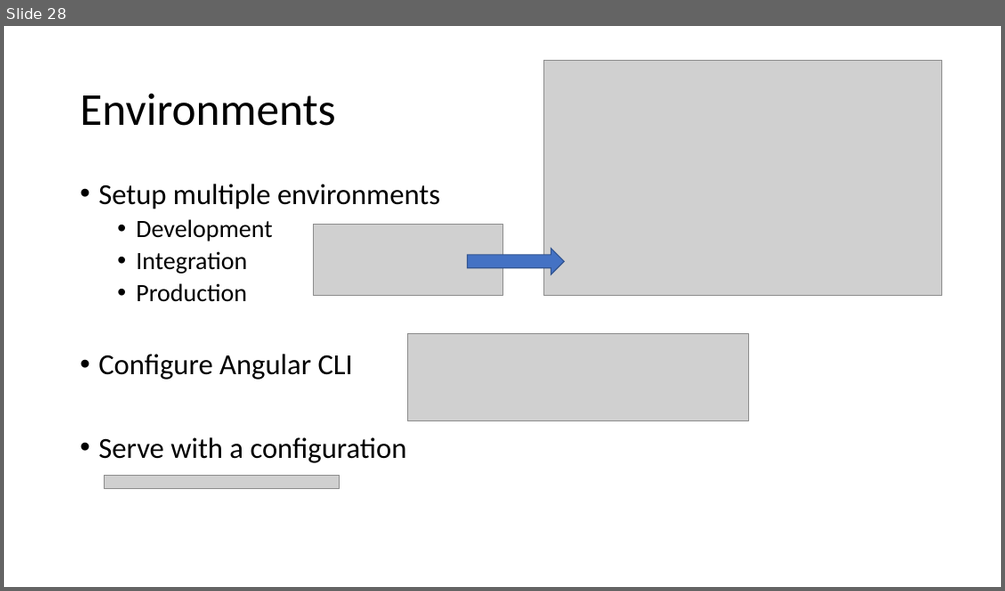
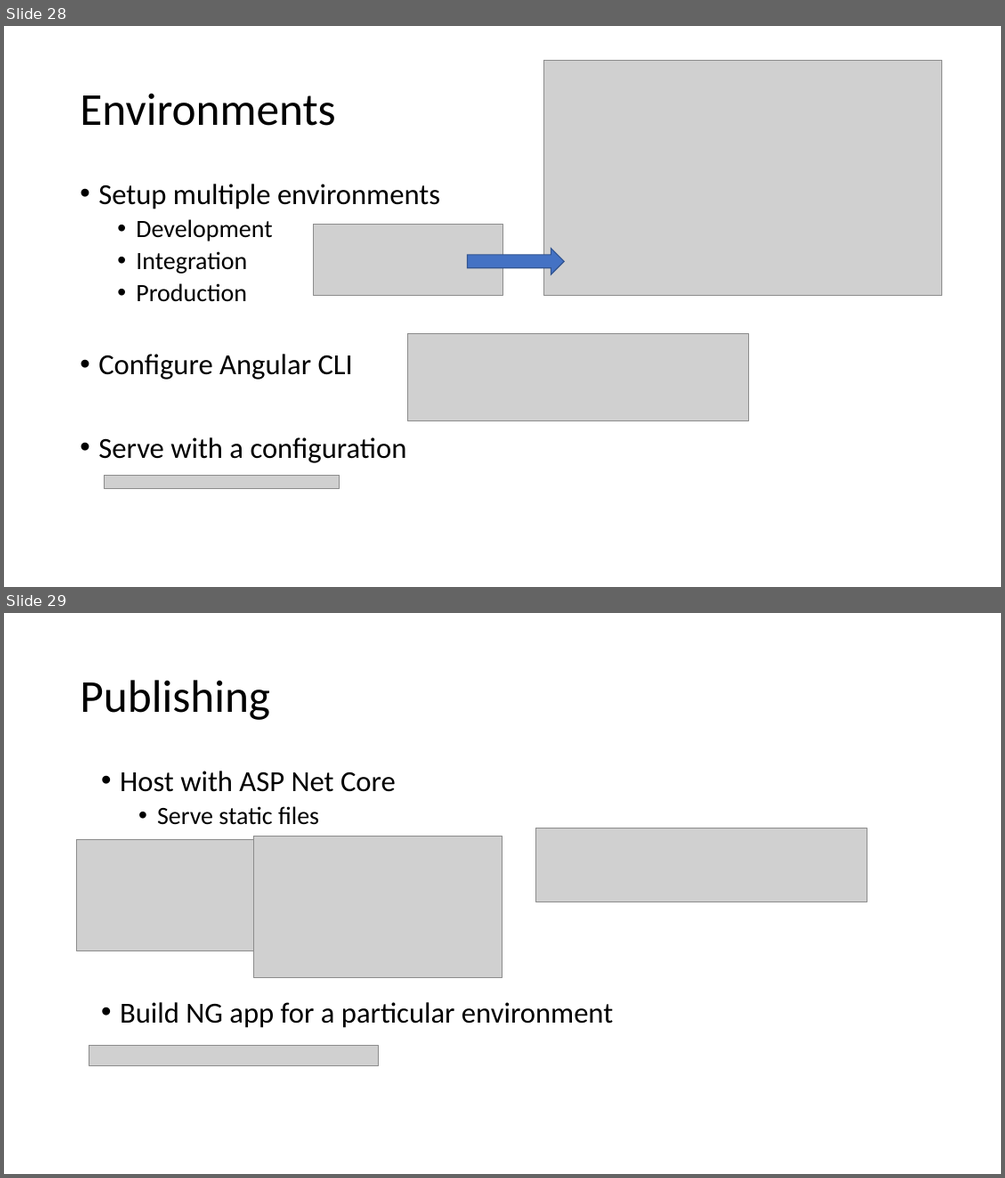
Before and after one commit to Kimserey/BlogArchive, a slide deck: angular/Frontend.pptx. Shown one above the other, each under a label of ours: slide 28 before the commit, slides 28 and 29 after it. The pictures are 1005x591 and 1005x1178 pixels, drawn with LibreOffice and Linux fonts; fonts in the diff are those of the drawing; grey boxes stand for pictures. Boxes give left, top, right and bottom in pixels: in the first picture for what was removed or moved away, otherwise in the second. Text is boxed around its words. In the diff, an @@ line names an element or a change of style, - is before the commit and + after.

Commit message:
more

```diff
--- a/angular/Frontend.pptx
+++ b/angular/Frontend.pptx
@@ slide 29 added at (4, 613, 1001, 1174), background #FFFFFF @@
@@ title added at (80, 680, 270, 720), 44 pt, text #000000 @@
+Publishing
@@ text added at (120, 771, 613, 1028), 28 pt, text #000000 @@
+• Host with ASP Net Core
+  • Serve static files
+• Build NG app for a particular environment
@@ picture added at (77, 839, 258, 950) @@
@@ picture added at (254, 835, 502, 977) @@
@@ picture added at (535, 827, 867, 901) @@
@@ picture added at (89, 1046, 378, 1066) @@
```
Also in this commit, not shown: 1 other slide added, 1 slide removed.
